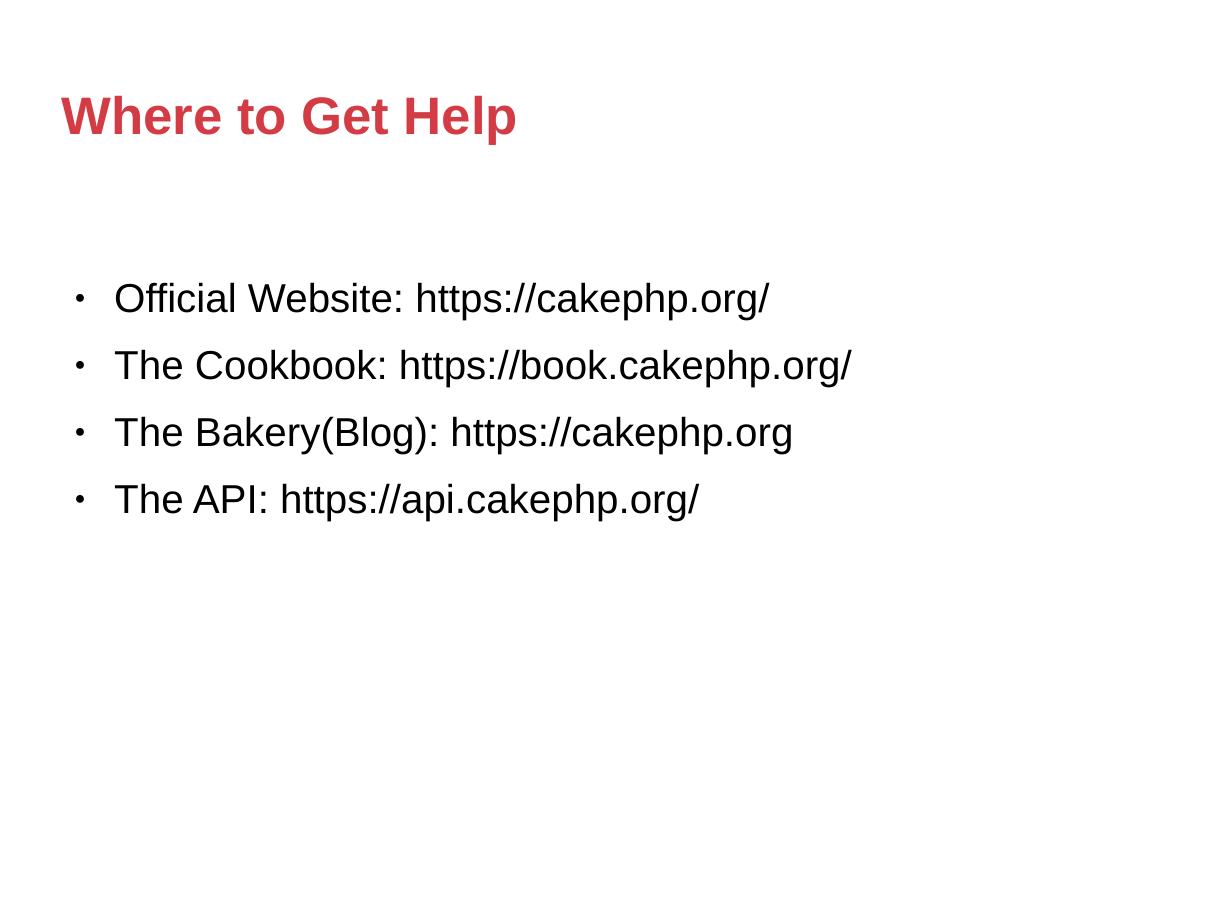
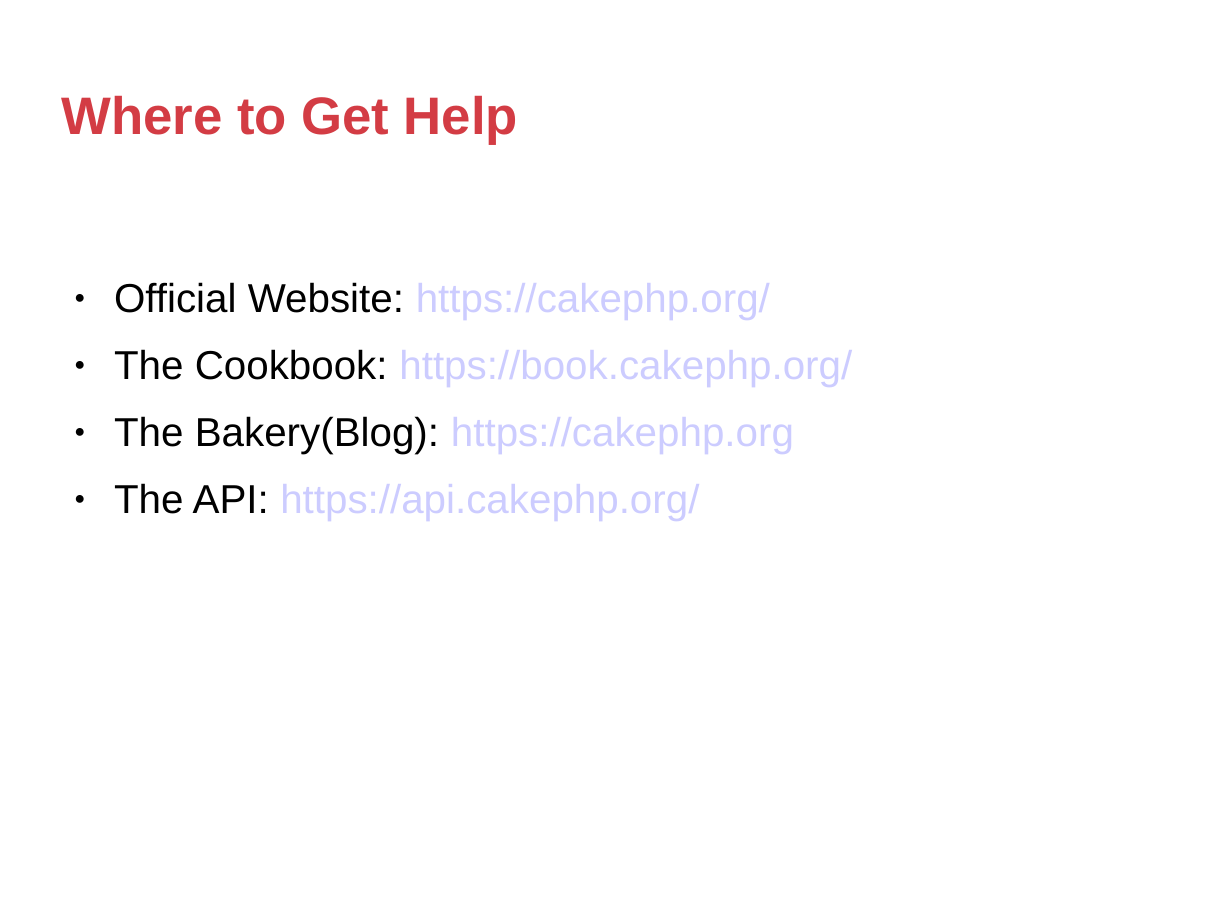
Before and after one commit to ziyed/CakePHP3.5-Session, a slide deck: slide 8 of cakephp3.5.ppt. Drawn at 1232x924 pixels with LibreOffice and Linux fonts; fonts in the diff are those of the drawing; background and template pictures are left out. Boxes give left, top, right and bottom in pixels: in the first picture for what was removed or moved away, otherwise in the second. Text is boxed around its words. In the diff, an @@ line names an element or a change of style, - is before the commit and + after.

```diff
--- a/cakephp3.5.ppt
+++ b/cakephp3.5.ppt
@@ text "Official Website: https://cakephp.org/" at [114,282,852,521]: text colour #000000 to #CCCCFF in "https://cakephp.org/", "https://book.cakephp.org/", "https://cakephp.org", "https://api.cakephp.org/" @@
```
Also in this commit, not shown: 1 other slide changed, 2 other files.
